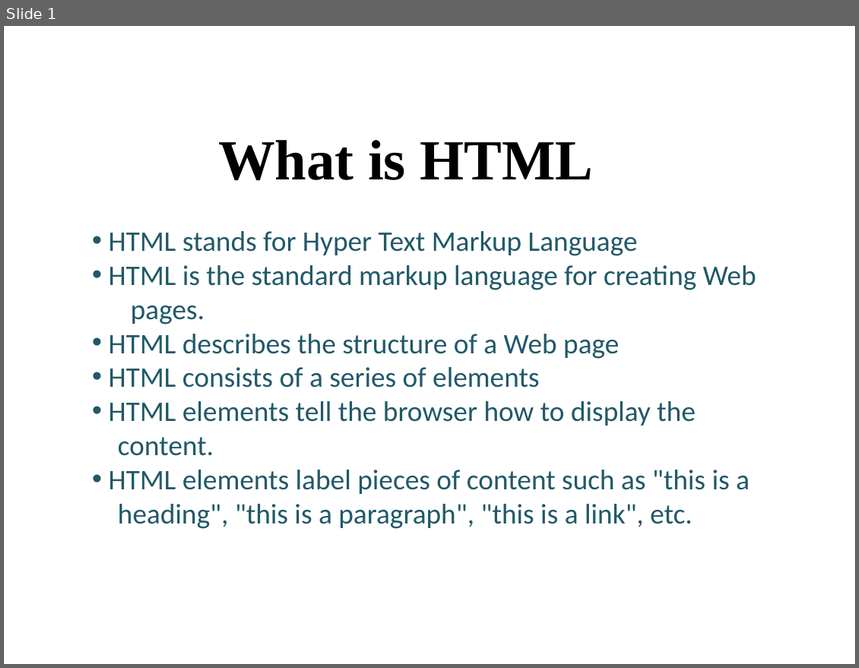
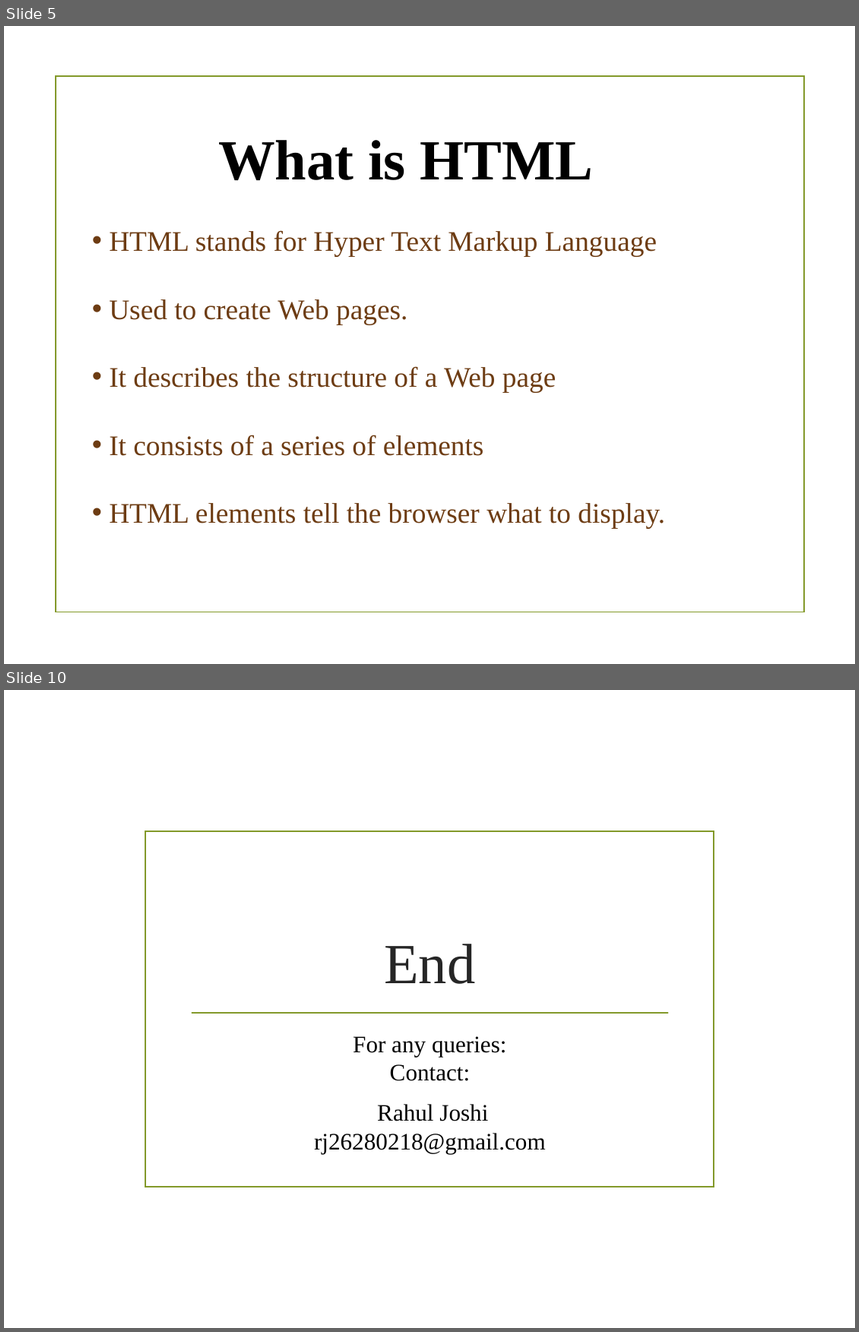
Before and after one commit to tf153/Connect-Bud, a slide deck: PPT/Web Dev/class 1.pptx. Shown one above the other, each under a label of ours: slide 1 before the commit, slides 5 and 10 after it; the slides between them are not shown. The pictures are 859x668 and 859x1332 pixels, drawn with LibreOffice and Linux fonts; fonts in the diff are those of the drawing; background and template pictures are left out. Boxes give left, top, right and bottom in pixels: in the first picture for what was removed or moved away, otherwise in the second. Text is boxed around its words. In the diff, an @@ line names an element or a change of style, - is before the commit and + after.

```diff
--- a/PPT/Web Dev/class 1.pptx
+++ b/PPT/Web Dev/class 1.pptx
@@ slide 10 added at [4,690,855,1328], background picture (left out) @@
@@ rectangle added at [145,831,715,1187], outline #83992A 1.25 pt @@
@@ title added at [384,944,475,984], 48 pt, text #262626 @@
+End
@@ line added from (192, 1014) to (668, 1014), #83992A 1.25 pt @@
@@ subtitle added at [314,1037,546,1154], 20 pt, text #000000 @@
+For any queries:
+Contact:
+Rahul Joshi
+rj26280218@gmail.com
@@ what was slide 1 is now slide 5 @@
@@ slide 5 changed as well @@
@@ rectangle added at [56,76,804,613], outline #83992A 1.25 pt @@
@@ text at [109,230,657,256]: font Calibri to Times New Roman, text colour #215968 to #6D3C13 in "HTML stands for Hyper Text Markup Language" @@
@@ text at [109,300,665,529]: text changed; font Calibri to Times New Roman; text colour #215968 to #6D3C13 @@
-• HTML is the standard markup language for creating Web
-pages.
-• HTML describes the structure of a Web page
-• HTML consists of a series of elements
-• HTML elements tell the browser how to display the
-content.
-• HTML elements label pieces of content such as "this is a
-heading", "this is a paragraph", "this is a link", etc.
+• Used to create Web pages.
+• It describes the structure of a Web page
+• It consists of a series of elements
+• HTML elements tell the browser what to display.
```
Also in this commit, not shown: 1 other slide changed, 7 other slides added, 2 slides removed, 22 other files.
